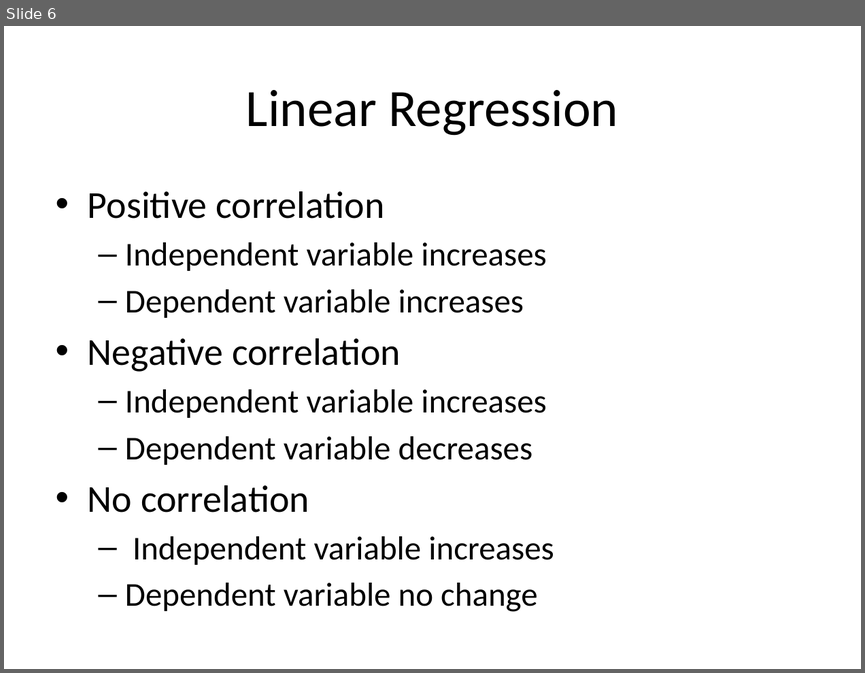
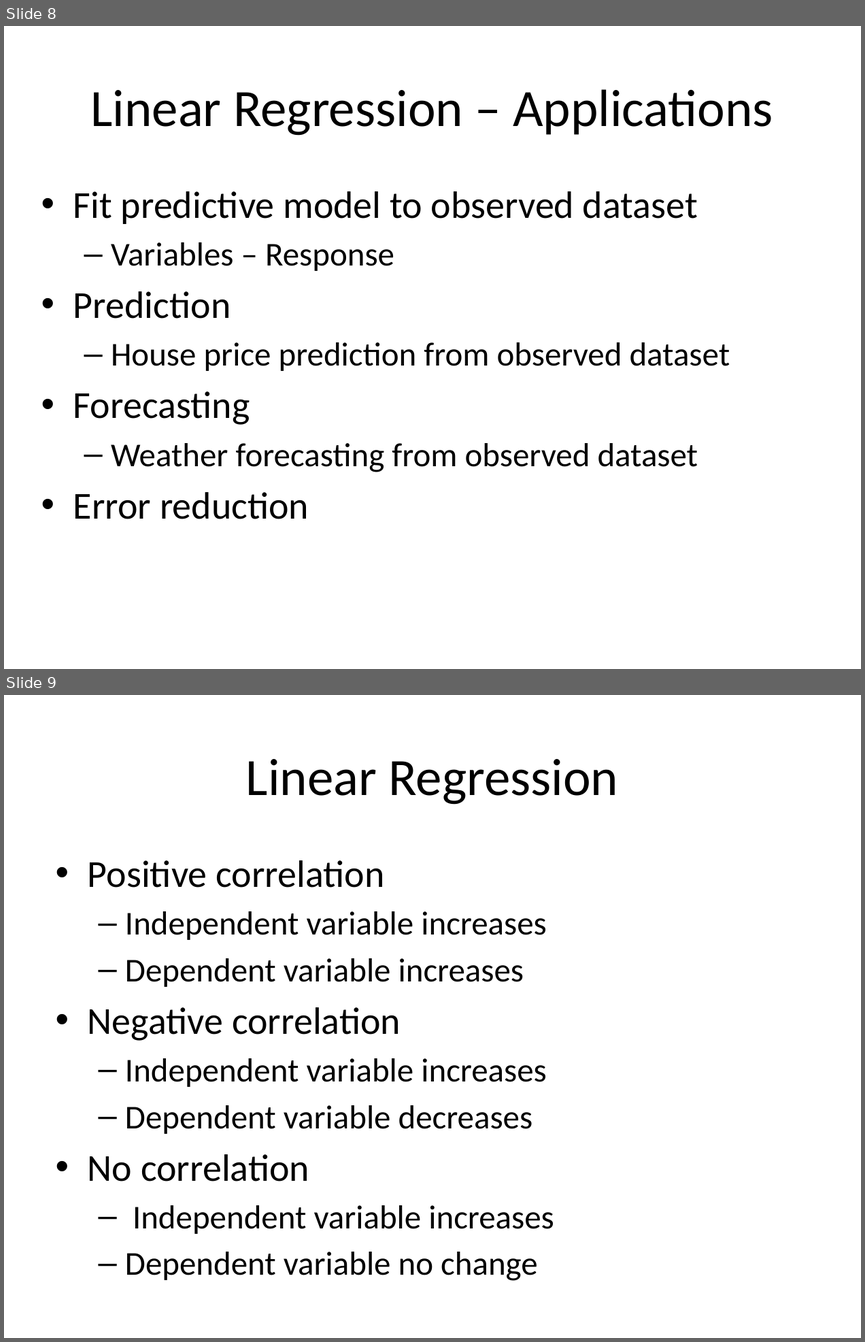
Before and after one commit to look4pritam/ArtificialIntelligence, a slide deck: MachineLearning/LinearRegression/LinearRegression.pptx. Shown one above the other, each under a label of ours: slide 6 before the commit, slides 8 and 9 after it. The pictures are 865x673 and 865x1342 pixels, drawn with LibreOffice and Linux fonts; fonts in the diff are those of the drawing. Boxes give left, top, right and bottom in pixels: in the first picture for what was removed or moved away, otherwise in the second. Text is boxed around its words. In the diff, an @@ line names an element or a change of style, - is before the commit and + after.

```diff
--- a/MachineLearning/LinearRegression/LinearRegression.pptx
+++ b/MachineLearning/LinearRegression/LinearRegression.pptx
@@ slide 8 added at <box>4,26,861,669</box>, background #FFFFFF @@
@@ title added at <box>90,89,773,135</box>, 44 pt, text #000000 @@
+Linear Regression – Applications
@@ text added at <box>73,191,730,519</box>, 28 pt, text #000000 @@
+• Fit predictive model to observed dataset
+  – Variables – Response
+• Prediction
+  – House price prediction from observed dataset
+• Forecasting
+  – Weather forecasting from observed dataset
+• Error reduction
@@ what was slide 6 is now slide 9 @@
```
Also in this commit, not shown: 3 slides changed, 5 other slides added, 1 slide removed.
